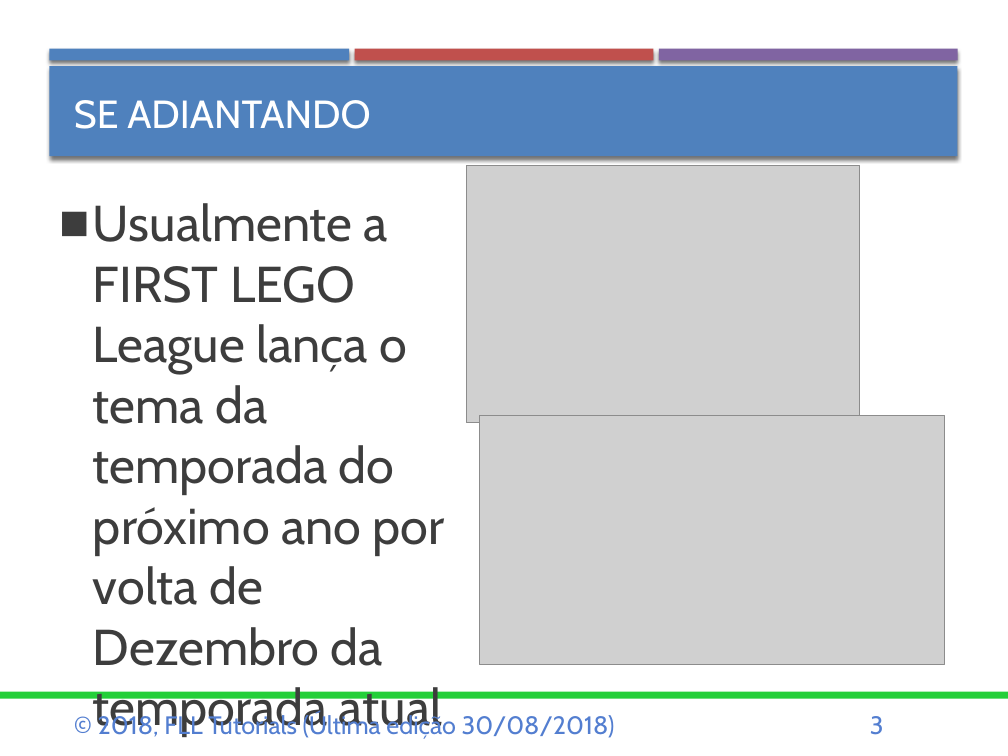
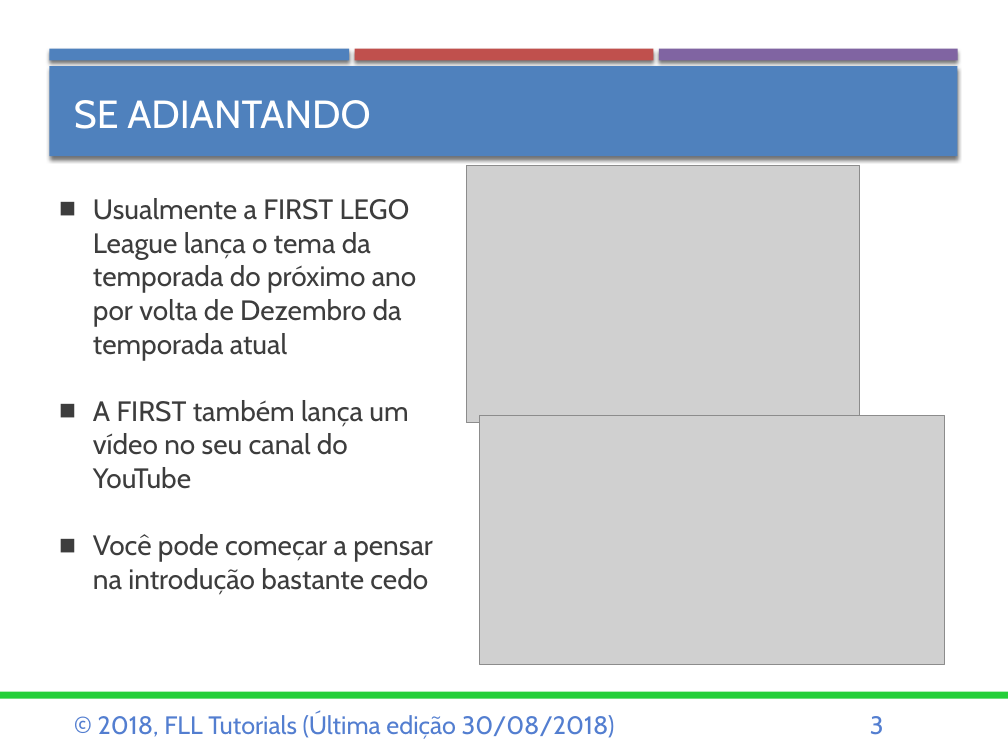
Before and after one commit to ev3lessons/FLL-Tutorials, a slide deck: slide 3 of translations/pt-br/Project/IdentificacaodoProblema.pptx. Drawn at 1008x756 pixels with LibreOffice and Linux fonts; fonts in the diff are those of the drawing; grey boxes stand for pictures. Boxes give left, top, right and bottom in pixels: in the first picture for what was removed or moved away, otherwise in the second. Text is boxed around its words. In the diff, an @@ line names an element or a change of style, - is before the commit and + after.

```diff
--- a/translations/pt-br/Project/IdentificacaodoProblema.pptx
+++ b/translations/pt-br/Project/IdentificacaodoProblema.pptx
@@ text "Usualmente a FIRST LEGO League ..." at [93, 198, 433, 595]: size 36 to 20 pt @@
```
Also in this commit, not shown: 3 other slides changed, 16 other files.
